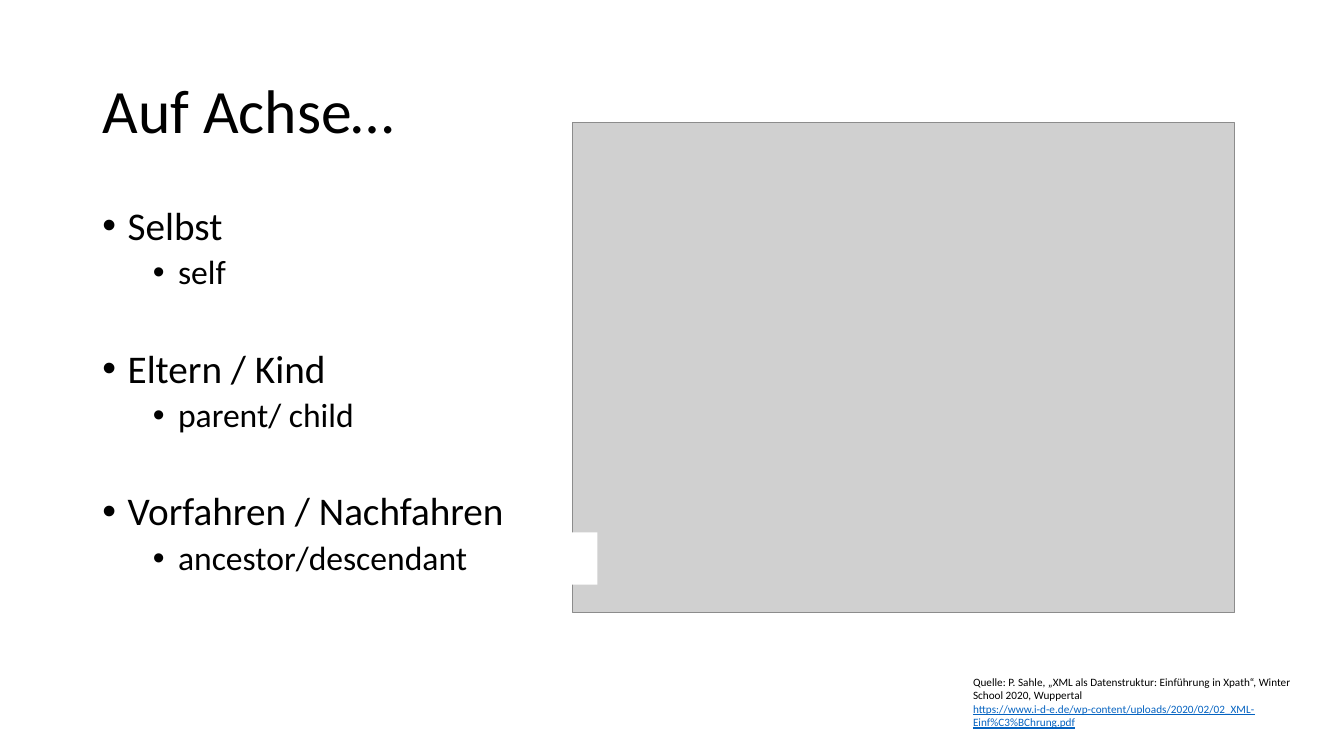
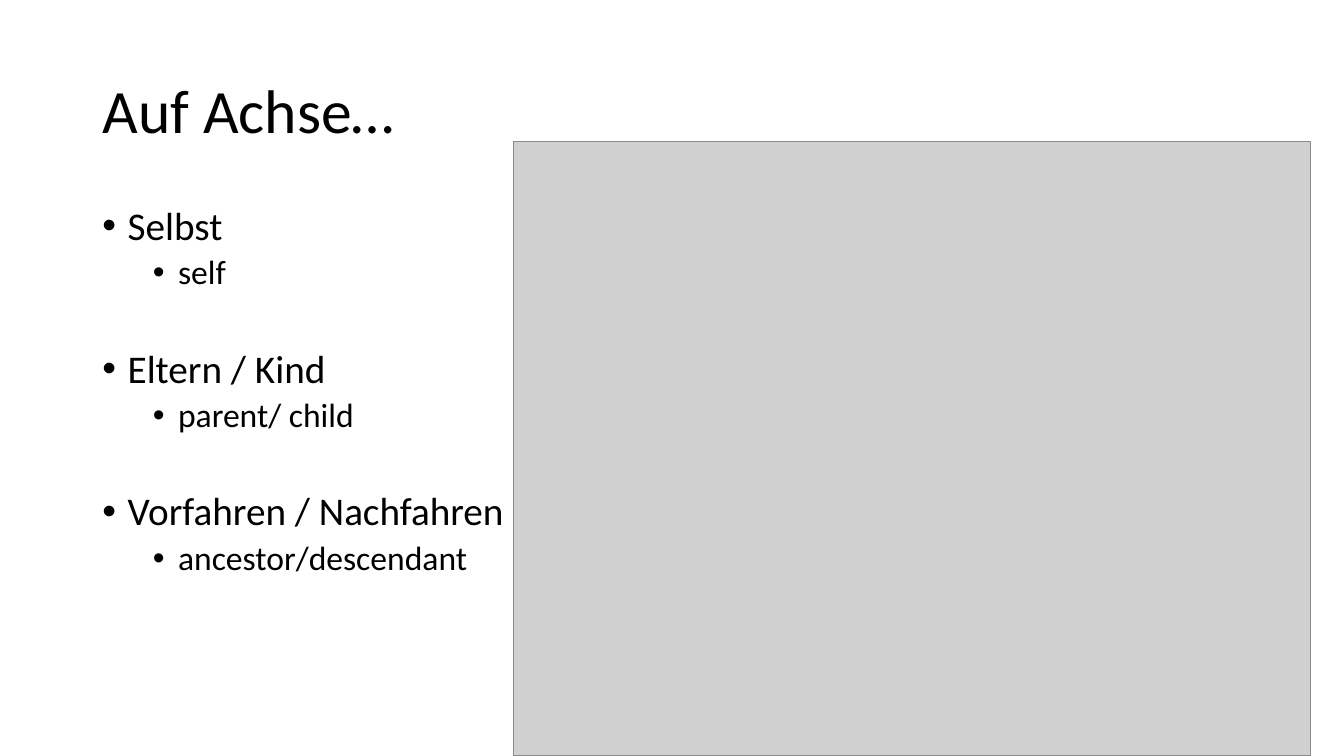
Before and after one commit to Lena-Luise/Lehre, a slide deck: slide 12 of SchulungenKGParl/Folien/XPath.pptx. Drawn at 1344x756 pixels with LibreOffice and Linux fonts; fonts in the diff are those of the drawing; grey boxes stand for pictures. Boxes give left, top, right and bottom in pixels: in the first picture for what was removed or moved away, otherwise in the second. Text is boxed around its words. In the diff, an @@ line names an element or a change of style, - is before the commit and + after.

```diff
--- a/SchulungenKGParl/Folien/XPath.pptx
+++ b/SchulungenKGParl/Folien/XPath.pptx
@@ picture resized from (x1=573, y1=122, x2=1234, y2=613) to (x1=514, y1=141, x2=1311, y2=756) @@
@@ rectangle removed at (x1=556, y1=532, x2=598, y2=585) @@
@@ text removed at (x1=973, y1=678, x2=1290, y2=729) @@
-Quelle: P. Sahle, „XML als Datenstruktur: Einführung in Xpath“, Winter School 2020, Wuppertal https://www.i-d-e.de/wp-content/uploads/2020/02/02_XML-Einf%C3%BChrung.pdf
```
Also in this commit, not shown: 14 other slides changed, 10 slides added, 1 slide removed, 1 other file.
